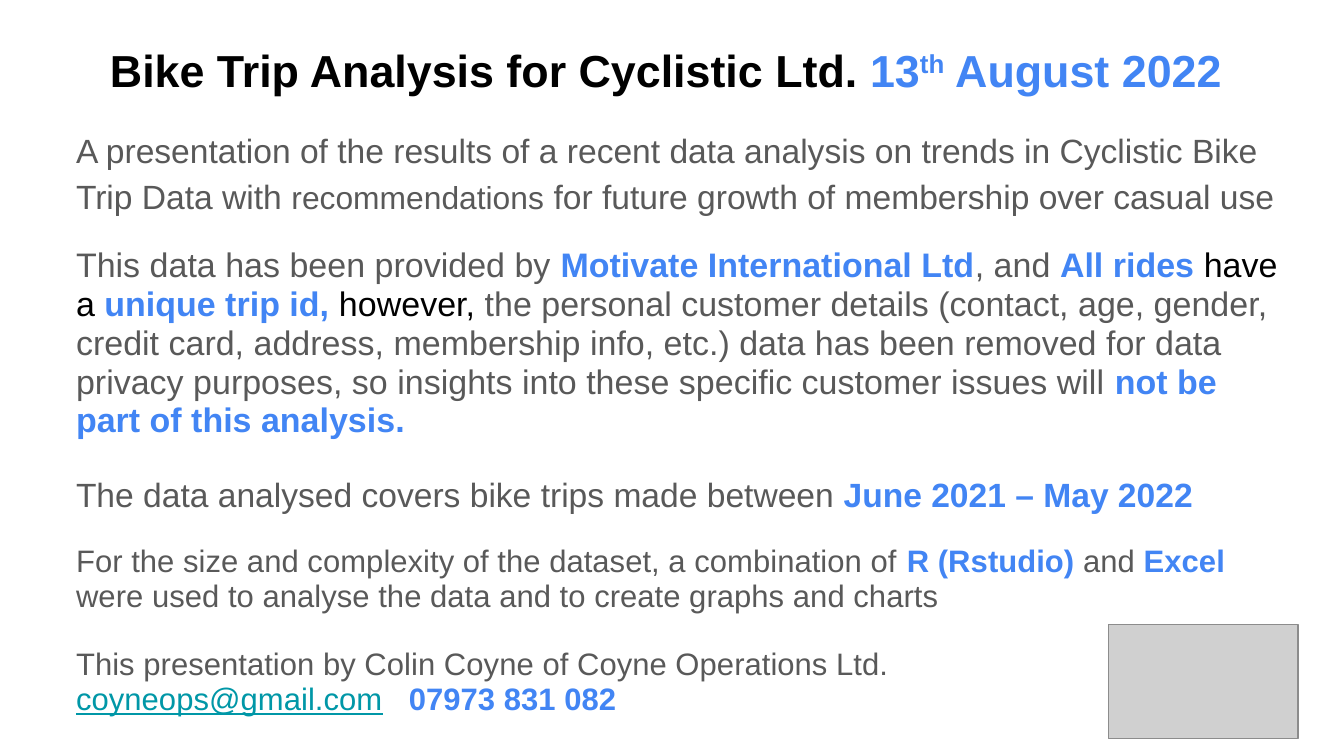
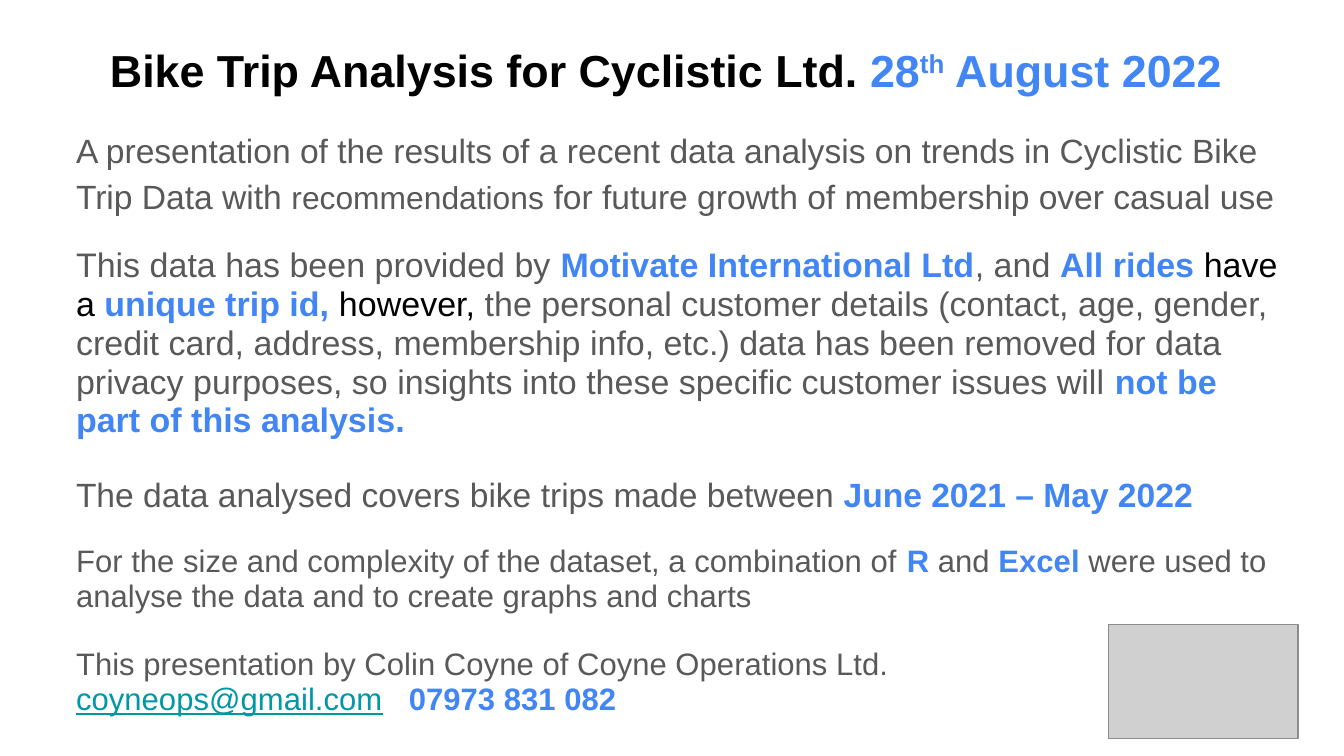
Before and after one commit to GitH2018/CC_DataAnalysis_Cyclistic.github.io, a slide deck: slide 1 of Data Analysis - Bike Trips_Readonly.ppsx. Drawn at 1344x756 pixels with LibreOffice and Linux fonts; fonts in the diff are those of the drawing; grey boxes stand for pictures. Boxes give left, top, right and bottom in pixels: in the first picture for what was removed or moved away, otherwise in the second. Text is boxed around its words. In the diff, an @@ line names an element or a change of style, - is before the commit and + after.

```diff
--- a/Data Analysis - Bike Trips_Readonly.ppsx
+++ b/Data Analysis - Bike Trips_Readonly.ppsx
@@ title at (110,54,1222,96): text changed @@
-Bike Trip Analysis for Cyclistic Ltd. 13th August 2022
+Bike Trip Analysis for Cyclistic Ltd. 28th August 2022
@@ text at (76,549,1266,614): text changed @@
-For the size and complexity of the dataset, a combination of R (Rstudio) and Excel were used to analyse the data and to create graphs and charts
+For the size and complexity of the dataset, a combination of R and Excel were used to analyse the data and to create graphs and charts
```
Also in this commit, not shown: 11 other slides changed.
